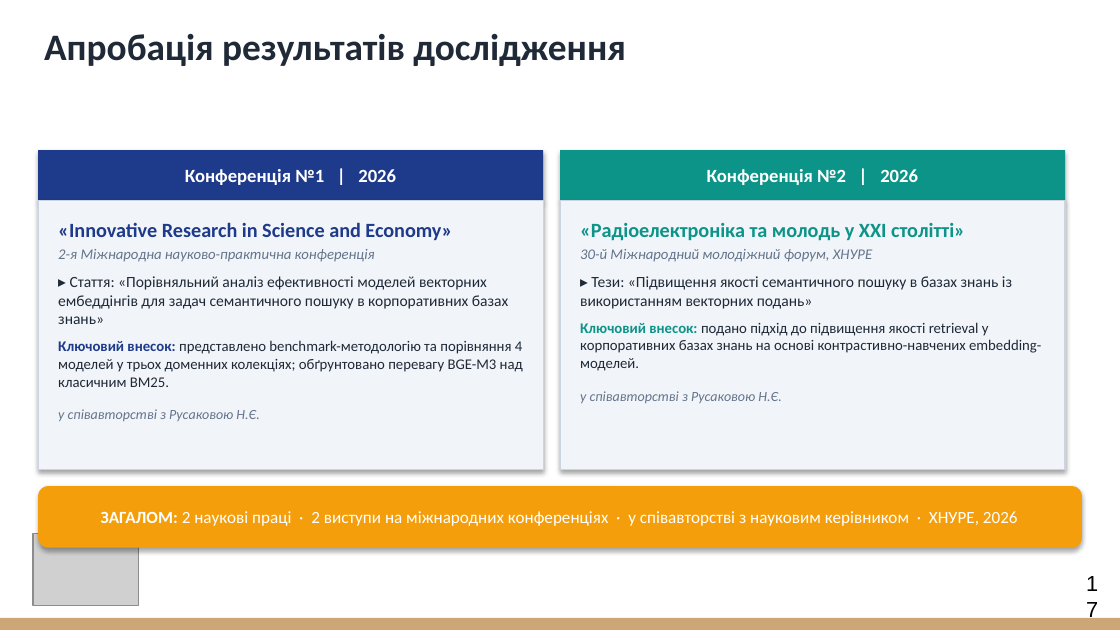
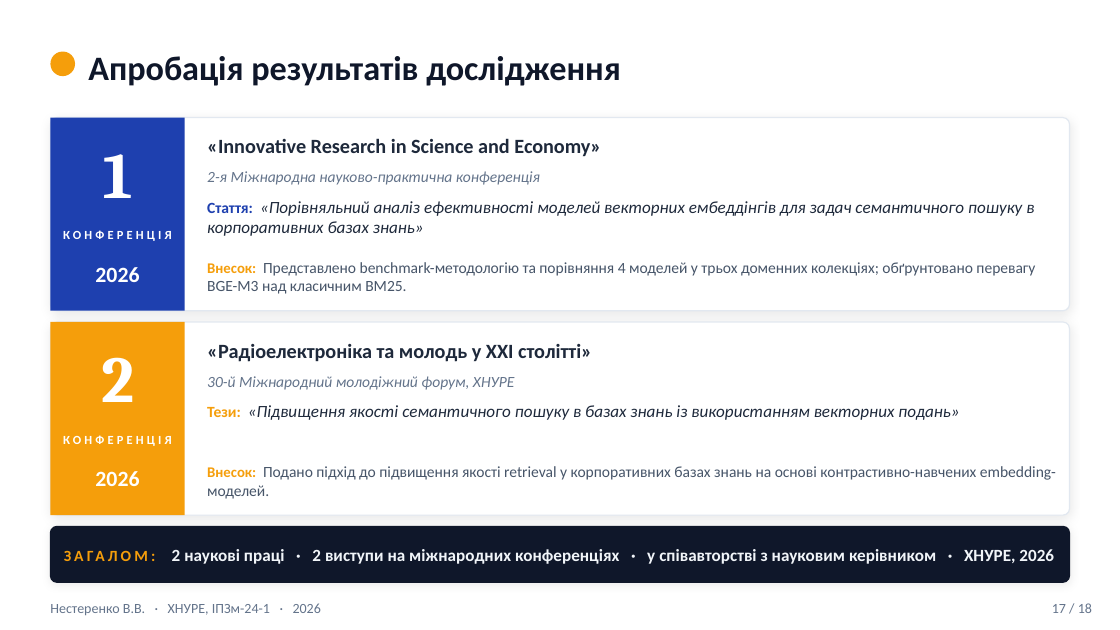
Before and after one commit to vitaliinnest/kb-semantic-search-benchmark, a slide deck: slide 17 of thesis/Nesterenko_Presentation.pptx. Drawn at 1120x630 pixels with LibreOffice and Linux fonts; fonts in the diff are those of the drawing; grey boxes stand for pictures. Boxes give left, top, right and bottom in pixels: in the first picture for what was removed or moved away, otherwise in the second. Text is boxed around its words. In the diff, an @@ line names an element or a change of style, - is before the commit and + after.

```diff
--- a/thesis/Nesterenko_Presentation.pptx
+++ b/thesis/Nesterenko_Presentation.pptx
@@ ellipse added at (x1=50, y1=52, x2=75, y2=76), fill #F59E0B @@
@@ text "Апробація результатів дослідження" moved from (x1=44, y1=34, x2=626, y2=66) to (x1=88, y1=56, x2=621, y2=86) @@
@@ text "Апробація результатів дослідження" at (x1=88, y1=56, x2=621, y2=86): size 24 to 22 pt, text colour #1F2937 to #0F172A; vertical alignment bottom to middle @@
@@ rounded rectangle added at (x1=50, y1=118, x2=1070, y2=311), fill #FFFFFF, outline #E2E8F0 0.75 pt @@
@@ rectangle added at (x1=50, y1=118, x2=185, y2=311), fill #1E40AF @@
@@ text added at (x1=207, y1=138, x2=601, y2=156), 13 pt, text #1E293B, bold @@
+«Innovative Research in Science and Economy»
@@ rectangle removed at (x1=38, y1=150, x2=543, y2=200) @@
-Конференція №1 | 2026
@@ text added at (x1=103, y1=154, x2=133, y2=198), 42 pt, text #FFFFFF, bold @@
+1
@@ text added at (x1=207, y1=171, x2=540, y2=185), 10 pt, text #64748B, italic @@
+2-я Міжнародна науково-практична конференція
@@ rectangle removed at (x1=560, y1=150, x2=1065, y2=200) @@
-Конференція №2 | 2026
@@ rectangle removed at (x1=38, y1=200, x2=543, y2=469) @@
-«Innovative Research in Science and Economy»
-2-я Міжнародна науково-практична конференція
-▸ Стаття: «Порівняльний аналіз ефективності моделей векторних ембеддінгів для задач семантичного пошуку в корпоративних базах знань»
-Ключовий внесок: представлено benchmark-методологію та порівняння 4 моделей у трьох доменних колекціях; обґрунтовано перевагу BGE-M3 над класичним BM25.
-у співавторстві з Русаковою Н.Є.
@@ text added at (x1=207, y1=201, x2=1034, y2=236), 11 pt, text #1E293B, italic @@
+Стаття: «Порівняльний аналіз ефективності моделей векторних ембеддінгів для задач семантичного пошуку в корпоративних базах знань»
@@ rectangle removed at (x1=560, y1=200, x2=1065, y2=469) @@
-«Радіоелектроніка та молодь у XXI столітті»
-30-й Міжнародний молодіжний форум, ХНУРЕ
-▸ Тези: «Підвищення якості семантичного пошуку в базах знань із використанням векторних подань»
-Ключовий внесок: подано підхід до підвищення якості retrieval у корпоративних базах знань на основі контрастивно-навчених embedding-моделей.
-у співавторстві з Русаковою Н.Є.
@@ text added at (x1=63, y1=230, x2=172, y2=241), 8 pt, text #FFFFFF, bold @@
+КОНФЕРЕНЦІЯ
@@ text added at (x1=95, y1=267, x2=139, y2=282), 14 pt, text #FFFFFF, bold @@
+2026
@@ text added at (x1=207, y1=262, x2=1035, y2=294), 10 pt, text #475569 @@
+Внесок: Представлено benchmark-методологію та порівняння 4 моделей у трьох доменних колекціях; обґрунтовано перевагу BGE-M3 над класичним BM25.
@@ rounded rectangle added at (x1=50, y1=323, x2=1070, y2=516), fill #FFFFFF, outline #E2E8F0 0.75 pt @@
@@ rectangle added at (x1=50, y1=323, x2=185, y2=516), fill #F59E0B @@
@@ text added at (x1=101, y1=357, x2=134, y2=402), 42 pt, text #FFFFFF, bold @@
+2
@@ text added at (x1=207, y1=344, x2=592, y2=362), 13 pt, text #1E293B, bold @@
+«Радіоелектроніка та молодь у XXI столітті»
@@ text added at (x1=207, y1=376, x2=515, y2=390), 10 pt, text #64748B, italic @@
+30-й Міжнародний молодіжний форум, ХНУРЕ
@@ text added at (x1=207, y1=405, x2=959, y2=420), 11 pt, text #1E293B, italic @@
+Тези: «Підвищення якості семантичного пошуку в базах знань із використанням векторних подань»
@@ text added at (x1=63, y1=435, x2=172, y2=446), 8 pt, text #FFFFFF, bold @@
+КОНФЕРЕНЦІЯ
@@ text added at (x1=95, y1=471, x2=139, y2=486), 14 pt, text #FFFFFF, bold @@
+2026
@@ text added at (x1=207, y1=466, x2=1056, y2=499), 10 pt, text #475569 @@
+Внесок: Подано підхід до підвищення якості retrieval у корпоративних базах знань на основі контрастивно-навчених embedding-моделей.
@@ picture removed at (x1=32, y1=534, x2=138, y2=606) @@
@@ text "ЗАГАЛОМ: 2 наукові праці · ..." moved from (x1=38, y1=486, x2=1082, y2=548) to (x1=172, y1=549, x2=1054, y2=564) @@
@@ text "ЗАГАЛОМ: 2 наукові праці · ..." at (x1=172, y1=549, x2=1054, y2=564): size 11 to 10 pt, text colour #FFFFFF to #F59E0B, letter spacing 0 to 2 pt in "ЗАГАЛОМ:"; text colour #FFFFFF to #F1F5F9, bold on; fill #F59E0B to none; shadow off @@
@@ rounded rectangle added at (x1=50, y1=526, x2=1070, y2=582), fill #0F172A, outline #0F172A 0.75 pt @@
@@ text "17 / 18" at (x1=1052, y1=603, x2=1092, y2=613): vertical alignment top to middle @@
@@ rectangle removed at (x1=0, y1=618, x2=1120, y2=630) @@
@@ text added at (x1=50, y1=603, x2=321, y2=615), 9 pt, text #64748B @@
+Нестеренко В.В. · ХНУРЕ, ІПЗм-24-1 · 2026
@@ text at (x1=1052, y1=603, x2=1092, y2=613): text changed; size 14 to 9 pt; font Arial to Calibri; text colour #000000 to #64748B @@
-17
+17 / 18
```
Also in this commit, not shown: 17 other slides changed, 4 other files.
